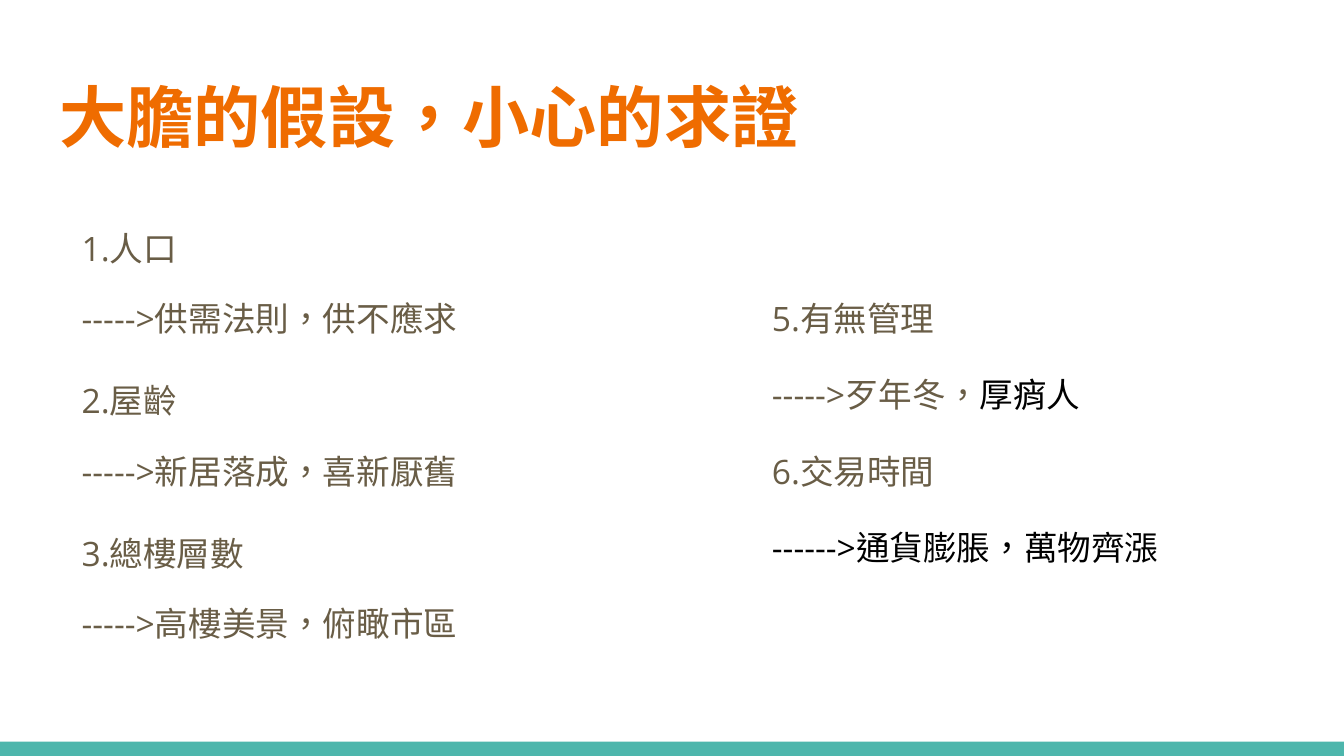
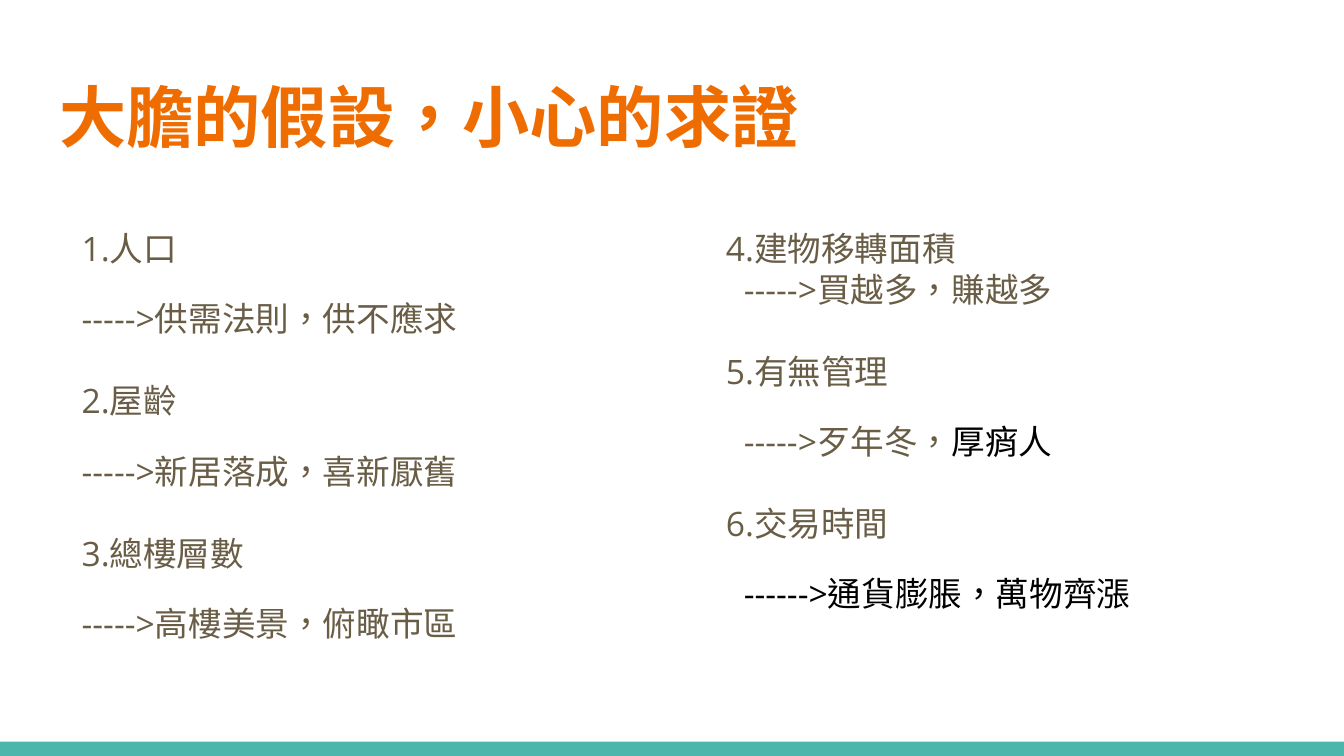
Before and after one commit to henry186/real-estate, a slide deck: slide 2 of 報告/報告.pptx. Drawn at 1344x756 pixels with LibreOffice and Linux fonts; fonts in the diff are those of the drawing. Boxes give left, top, right and bottom in pixels: in the first picture for what was removed or moved away, otherwise in the second. Text is boxed around its words. In the diff, an @@ line names an element or a change of style, - is before the commit and + after.

```diff
--- a/報告/報告.pptx
+++ b/報告/報告.pptx
@@ text "4.建物移轉面積": place and size @@
-text "4.建物移轉面積" at [772, 302, 935, 487]
+text "4.建物移轉面積" at [726, 233, 956, 539]
@@ text at [726, 233, 956, 264]: paragraph added @@
+4.建物移轉面積
@@ text "----->買越多，賺越多": place and size @@
-text "----->買越多，賺越多" at [772, 378, 1158, 563]
+text "----->買越多，賺越多" at [744, 274, 1130, 609]
@@ text at [744, 274, 1052, 305]: paragraph added @@
+----->買越多，賺越多
```
Also in this commit, not shown: 8 other slides changed, 3 slides added, 1 slide removed, 2 other files.
